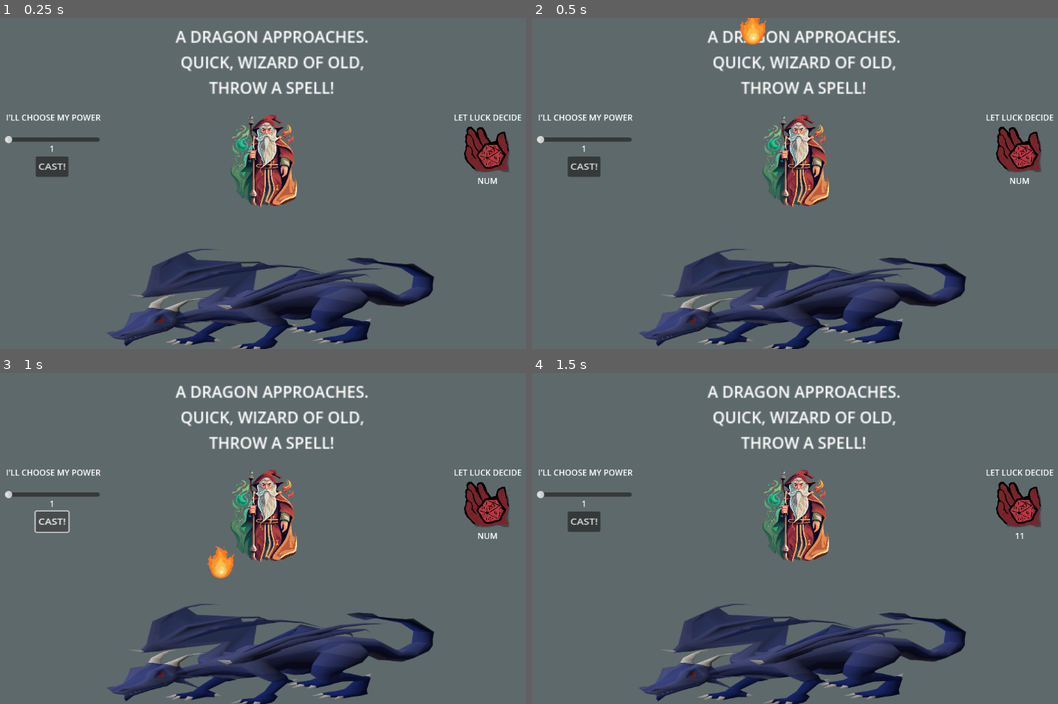
Above: before the commit, frames 1-4 (two rows, left to right).
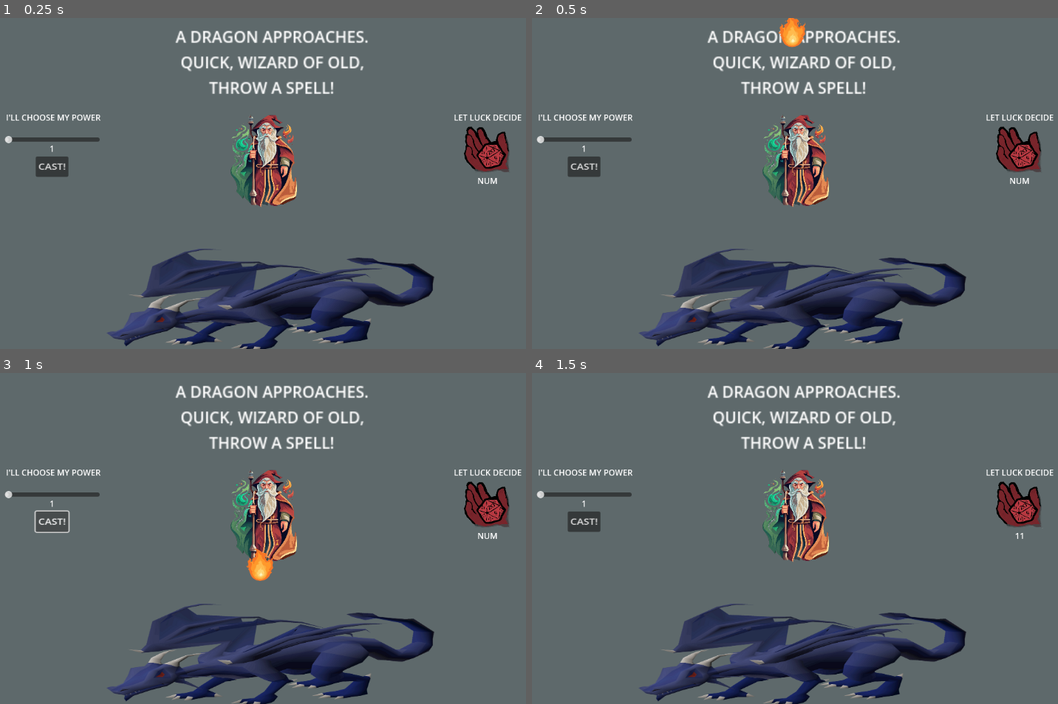
Above: after the commit, the same moments.

Repository: DMGTUD/DMG-Test-Starter
Game: Godot game, scene res://Main.tscn
Two runs of this game, one before a commit and one after it. Both use one fixed random seed, a clock stepped at 60 frames per second and the inputs below.
Inputs (mouse positions are in pixels of both pictures, inside the frame that each line leads up to):
- Up to frame 1 (0.25 s): no input
- Up to frame 2 (0.5 s): no input
- Up to frame 3 (1 s): click "CAST!" at 0.5 s
- Up to frame 4 (1.5 s): click (1015, 505) at 1.25 s

Frame 1 is identical in both runs. In frame 2, 0.6% of the frame differs, in the area x 39-52%, y 0-9%; in frame 3, 0.7%, in the area x 39-52%, y 52-63%; in frame 4, nothing differs.

Commit message:
TestTimeOver

Diff:
--- a/DMG Project/Control.gd
+++ b/DMG Project/Control.gd
@@ -3,7 +3,7 @@
 
 var NumFireballs = 1
 var ControlN = NumFireballs
-
+@export var thing:PackedScene
 
 func _on_button_pressed():
 	NumFireballs = randi_range(1,20)
@@ -21,10 +21,11 @@
 	$SliderNum.text = str(NumFireballs)
 
 
-func _on_cast_button_pressed():
+func _on_cast_button_pressed(event):
 	while ControlN > 0:
-		var scene_to_instance = preload("res://FireballPref.tscn")
-
-
-
+		var new_thing = preload("res://FireballPref.tscn").instantiate()
+		new_thing.global_position = Vector2(220,0)
+		new_thing.name = "Fire " + str(event)
+		get_tree().get_root().add_child(new_thing)
 		ControlN=ControlN-1
+	pass
--- a/DMG Project/FireballPref.tscn
+++ b/DMG Project/FireballPref.tscn
@@ -7,7 +7,7 @@
 
 [sub_resource type="RectangleShape2D" id="RectangleShape2D_x323d"]
 
-[node name="RigidBody2D" type="RigidBody2D"]
+[node name="FireballRB2D" type="RigidBody2D"]
 script = ExtResource("1_undvg")
 
 [node name="CollisionShape2D" type="CollisionShape2D" parent="."]
--- a/DMG Project/Main.tscn
+++ b/DMG Project/Main.tscn
@@ -146,7 +146,7 @@
 
 [node name="RigidBody2D" parent="." instance=ExtResource("6_202mp")]
 z_index = 1
-position = Vector2(487, -96)
+position = Vector2(564, -91)
 
 [node name="StaticBody2D" type="StaticBody2D" parent="."]
 position = Vector2(584, 551)
